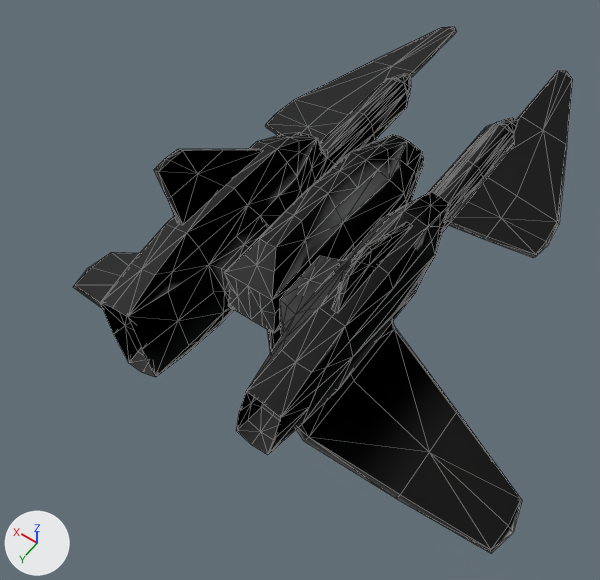
What one commit did to the Blender file Lancelot/lancelot.blend.
Camera for both pictures: a camera (50 mm lens) standing at (-13.4, 20.6, 28.1) and looking at (0.7, 0.9, -2.9). Arrows for +X, +Y and +Z are at lower left; the lights stay in place. Mesh edges are drawn as thin lines. Materials are left out; every surface is plain grey.

The first picture shows 'base'.
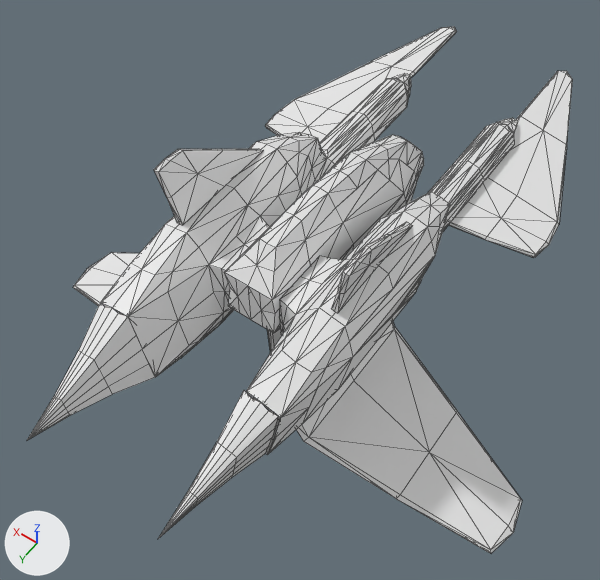
Edits to the bpy script that builds the scene:
```text
Change me_base:
    where me_base.from_pydata(...)  # 455 vertices, 833 faces; spans x 0.0..12.8, y -9.4..6.4, z -9.2..18.3
    used by ob_base; location = (0.0, 0.0, 0.0); rotation_euler = (1.571, 0.0, 0.0), in degrees (90, 0, 0)
    me_base part 1: its shading normals changed
Add me_glow:
    me_glow.from_pydata(...)  # 49 vertices, 48 faces; spans x 2.1..4.37, y 0.03..4.04, z -19.07..-13.55
Add ob_glow:
    ob_glow = bpy.data.objects.new('glow', me_glow)
    ob_glow.location = (0.05, -4.28, -1.5)
    ob_glow.rotation_euler = (1.571, 0.0, 0.0)  # degrees (90, 0, 0)
    ob_glow.scale = (0.992, 0.992, 0.992)
    _m = ob_glow.modifiers.new('Mirror', 'MIRROR')
```

What differs and where, as boxes [x1, y1, x2, y2] in the pictures (600 x 580 px):
'base', shading changed: [73, 27, 572, 553] in both
'glow', added: after [27, 303, 279, 539]
